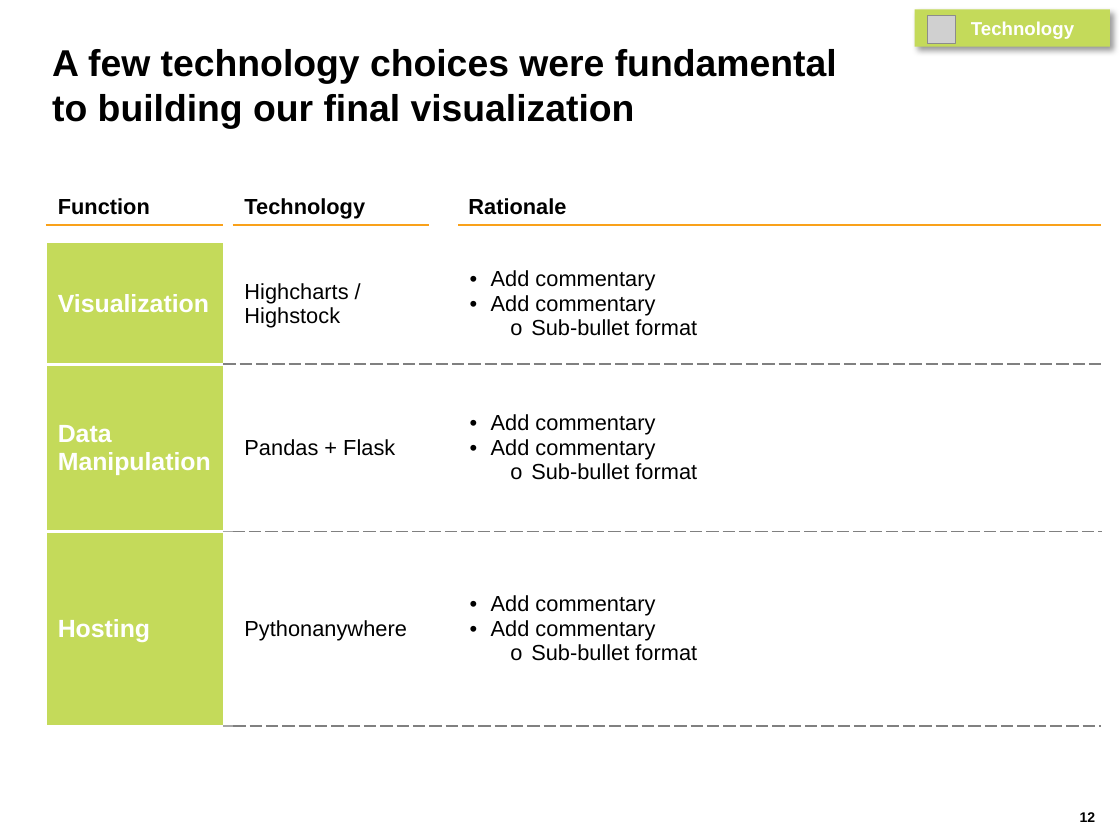
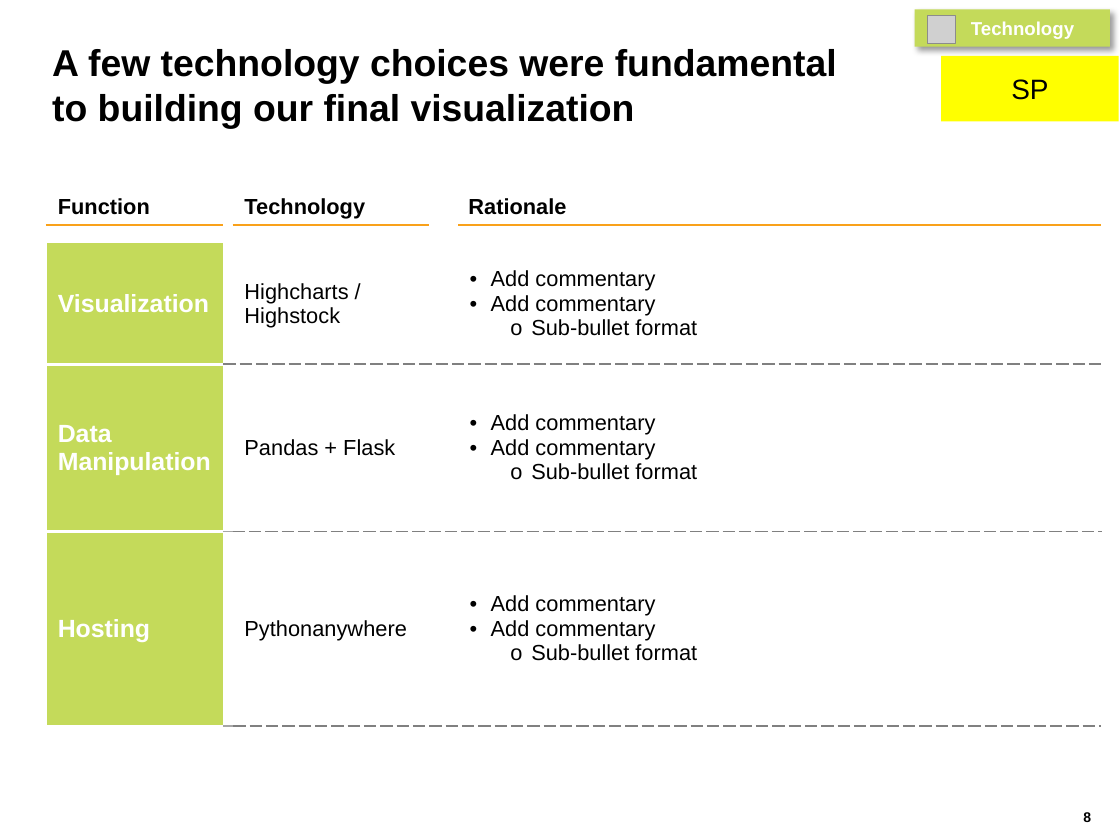
Before and after one commit to saapad86/W209_ADP, a slide deck: slide 8 of 160811 - ADP Report - Final Presentation.pptx (slide 12 before the commit). Drawn at 1120x840 pixels with LibreOffice and Linux fonts; fonts in the diff are those of the drawing; grey boxes stand for pictures. Boxes give left, top, right and bottom in pixels: in the first picture for what was removed or moved away, otherwise in the second. Text is boxed around its words. In the diff, an @@ line names an element or a change of style, - is before the commit and + after.

```diff
--- a/160811 - ADP Report - Final Presentation.pptx
+++ b/160811 - ADP Report - Final Presentation.pptx
@@ rectangle added at [941, 56, 1118, 121], fill #FFFF00, 18 pt, text #000000 @@
+SP
@@ page number at [1083, 812, 1091, 822]: text changed @@
-12
+8
```
Also in this commit, not shown: 7 other slides changed, 2 slides added.
